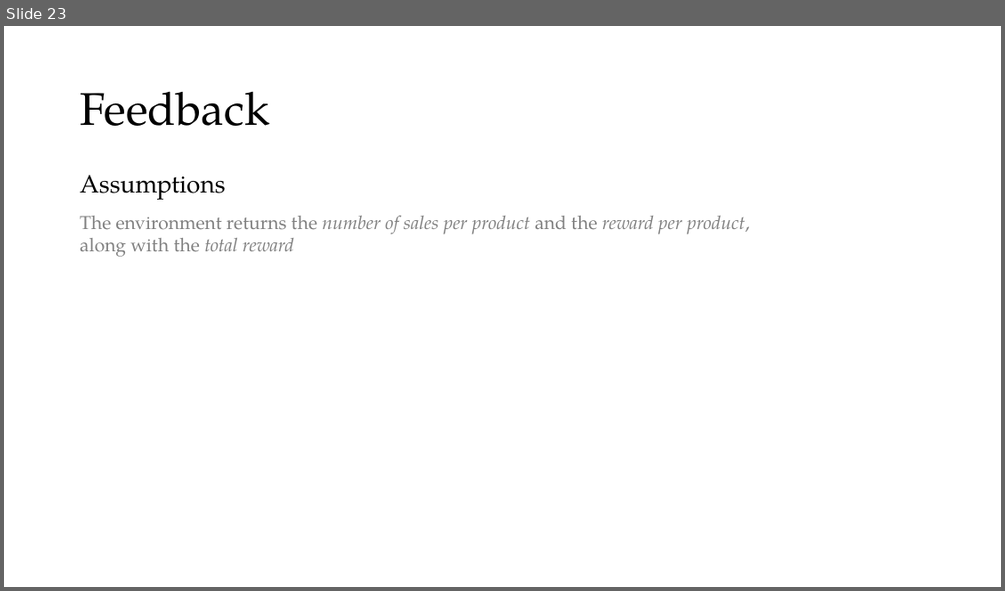
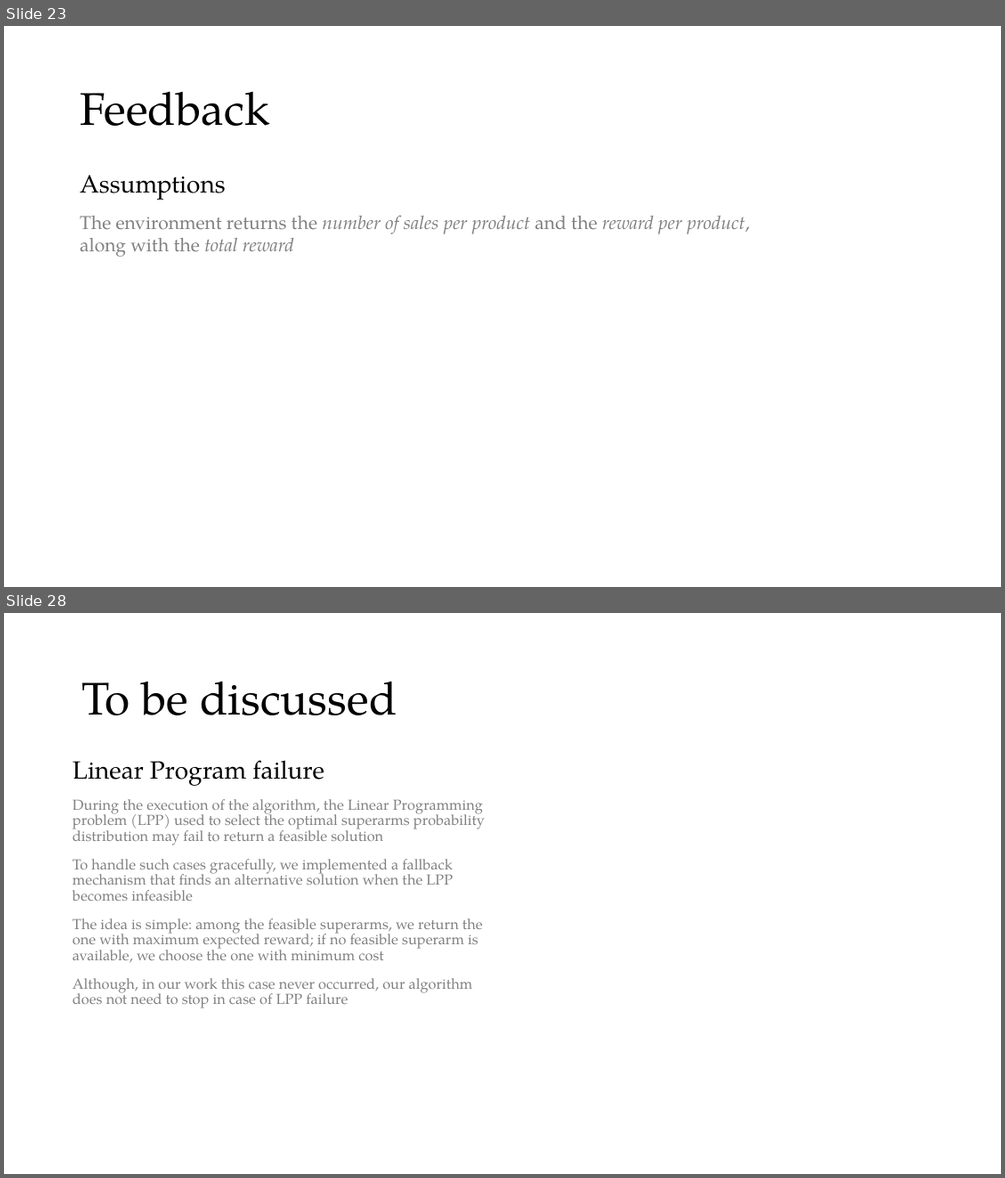
Before and after one commit to peetceenatoo/online-learning, a slide deck: Slides.pptx. Shown one above the other, each under a label of ours: slide 23 before the commit, slides 23 and 28 after it; the slides between them are not shown. The pictures are 1005x591 and 1005x1178 pixels, drawn with LibreOffice and Linux fonts; fonts in the diff are those of the drawing. Boxes give left, top, right and bottom in pixels: in the first picture for what was removed or moved away, otherwise in the second. Text is boxed around its words. In the diff, an @@ line names an element or a change of style, - is before the commit and + after.

```diff
--- a/Slides.pptx
+++ b/Slides.pptx
@@ slide 28 added at [4, 613, 1001, 1174], background #FFFFFF @@
@@ title added at [81, 681, 396, 715], 44 pt, text #000000 @@
+To be discussed
@@ text added at [73, 760, 485, 1008], 14 pt, text #808080 @@
+Linear Program failure
+During the execution of the algorithm, the Linear Programming problem (LPP) used to select the optimal superarms probability distribution may fail to return a feasible solution
+To handle such cases gracefully, we implemented a fallback mechanism that finds an alternative solution when the LPP becomes infeasible
+The idea is simple: among the feasible superarms, we return the one with maximum expected reward; if no feasible superarm is available, we choose the one with minimum cost
+Although, in our work this case never occurred, our algorithm does not need to stop in case of LPP failure
```
Also in this commit, not shown: 8 slides changed, 7 other slides added, 2 slides removed, 1 other file.
